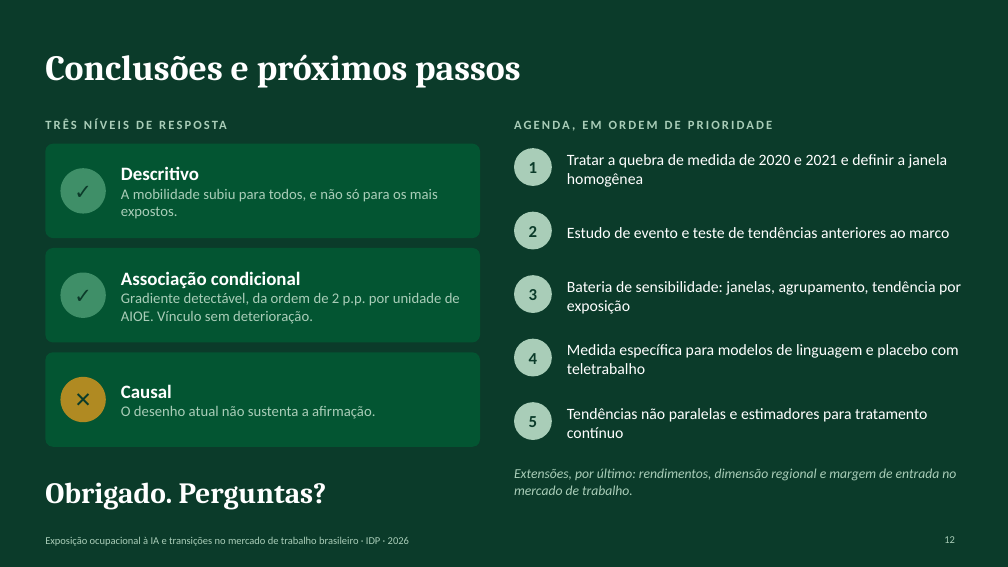
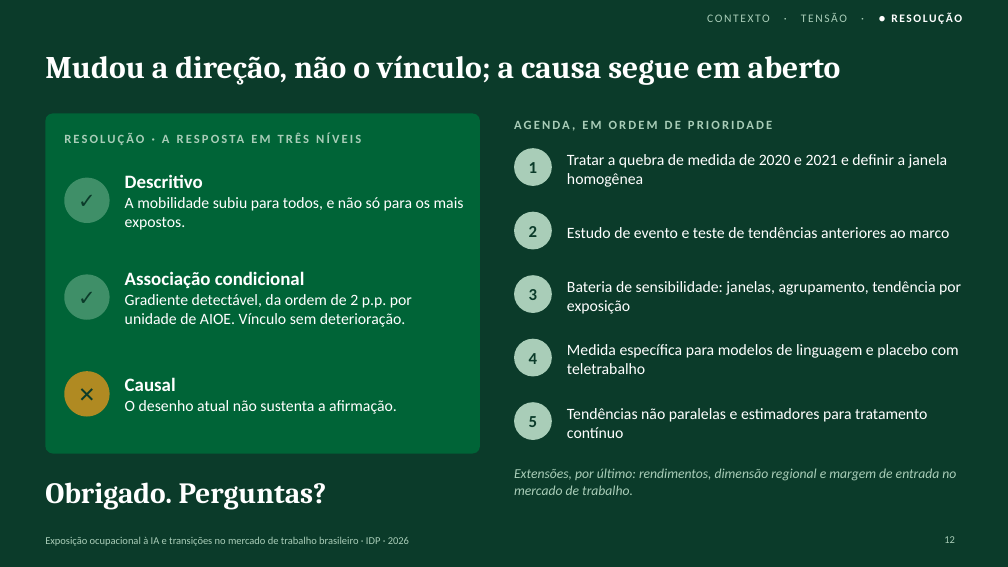
Before and after one commit to rickpalmeiras-design/IDP, a slide deck: slide 12 of apresentacao/apresentacao_01.pptx. Drawn at 1008x567 pixels with LibreOffice and Linux fonts; fonts in the diff are those of the drawing. Boxes give left, top, right and bottom in pixels: in the first picture for what was removed or moved away, otherwise in the second. Text is boxed around its words. In the diff, an @@ line names an element or a change of style, - is before the commit and + after.

```diff
--- a/apresentacao/apresentacao_01.pptx
+++ b/apresentacao/apresentacao_01.pptx
@@ text added at (x1=707, y1=13, x2=962, y2=24), 11 pt, text #A9CDB8 @@
+CONTEXTO · TENSÃO · ● RESOLUÇÃO
@@ title at (x1=45, y1=55, x2=841, y2=85): text changed; size 34 to 30 pt @@
-Conclusões e próximos passos
+Mudou a direção, não o vínculo; a causa segue em aberto
@@ rounded rectangle resized from (x1=45, y1=248, x2=480, y2=343) to (x1=45, y1=113, x2=480, y2=454) @@
@@ rounded rectangle at (x1=45, y1=113, x2=480, y2=454): fill #006437 at 65% opacity to #006437; proportions changed @@
@@ rounded rectangle removed at (x1=45, y1=144, x2=480, y2=238) @@
@@ text at (x1=162, y1=135, x2=170, y2=143): text changed @@
-TRÊS NÍVEIS DE RESPOSTA
+RESOLUÇÃO · A RESPOSTA EM TRÊS NÍVEIS
@@ ellipse "✓" moved from (x1=60, y1=169, x2=106, y2=214) to (x1=64, y1=178, x2=110, y2=223) @@
@@ text "Descritivo" moved from (x1=121, y1=166, x2=438, y2=219) to (x1=125, y1=174, x2=464, y2=230) @@
@@ text "Descritivo" at (x1=125, y1=174, x2=464, y2=230): size 14 to 15 pt, text colour #A9CDB8 to #FFFFFF in "A mobilidade subiu para todos, e não ..." @@
@@ text "Associação condicional" at (x1=125, y1=271, x2=412, y2=327): size 14 to 15 pt, text colour #A9CDB8 to #FFFFFF in "Gradiente detectável, da ordem de 2 p.p. ..." @@
@@ ellipse "✓" moved from (x1=60, y1=272, x2=106, y2=318) to (x1=64, y1=274, x2=110, y2=320) @@
@@ rounded rectangle removed at (x1=45, y1=352, x2=480, y2=447) @@
@@ text "Causal" moved from (x1=121, y1=384, x2=375, y2=419) to (x1=125, y1=377, x2=397, y2=414) @@
@@ text "Causal" at (x1=125, y1=377, x2=397, y2=414): size 14 to 15 pt, text colour #A9CDB8 to #FFFFFF in "O desenho atual não sustenta a afirmação." @@
@@ ellipse "✕" moved from (x1=60, y1=377, x2=106, y2=423) to (x1=64, y1=371, x2=110, y2=417) @@
```
Also in this commit, not shown: 10 other slides changed, 1 slide added, 1 slide removed, 17 other files.
